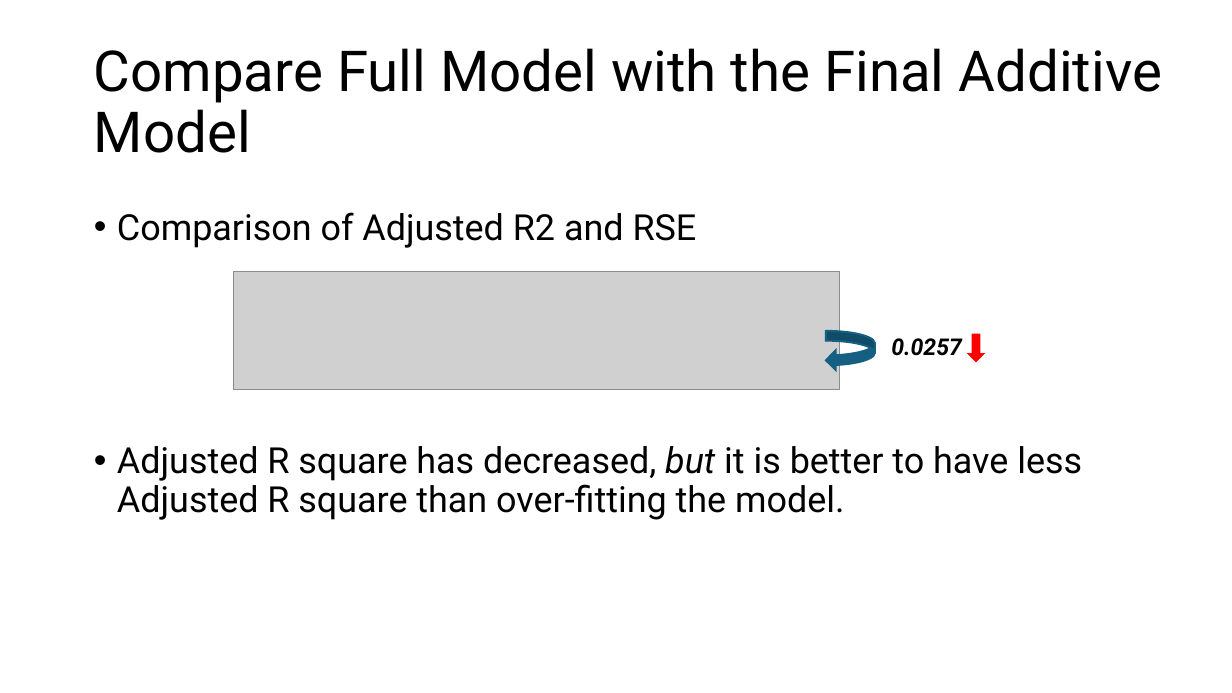
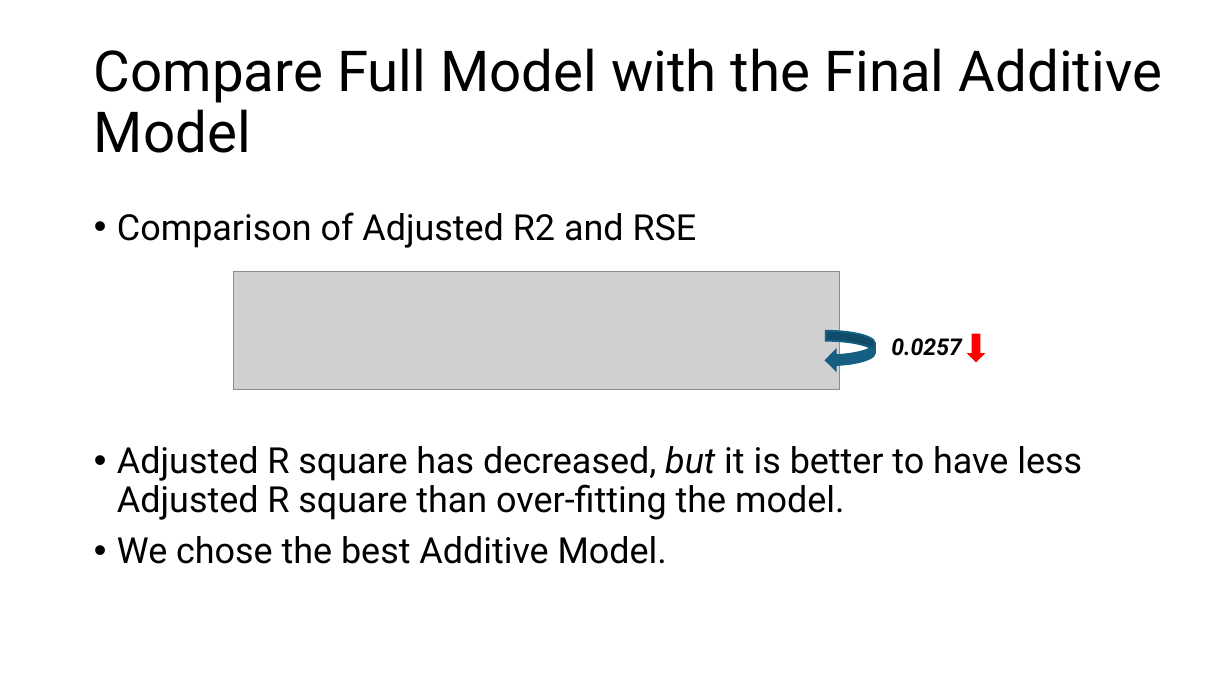
Before and after one commit to prs-sharma9/DATA-603_PROJECT, a slide deck: slide 9 of Final_Presentation.pptx. Drawn at 1232x693 pixels with LibreOffice and Linux fonts; fonts in the diff are those of the drawing; grey boxes stand for pictures. Boxes give left, top, right and bottom in pixels: in the first picture for what was removed or moved away, otherwise in the second. Text is boxed around its words. In the diff, an @@ line names an element or a change of style, - is before the commit and + after.

```diff
--- a/Final_Presentation.pptx
+++ b/Final_Presentation.pptx
@@ text at (117,536,667,564): paragraph added @@
+• We chose the best Additive Model.
```
Also in this commit, not shown: 4 other slides changed.
